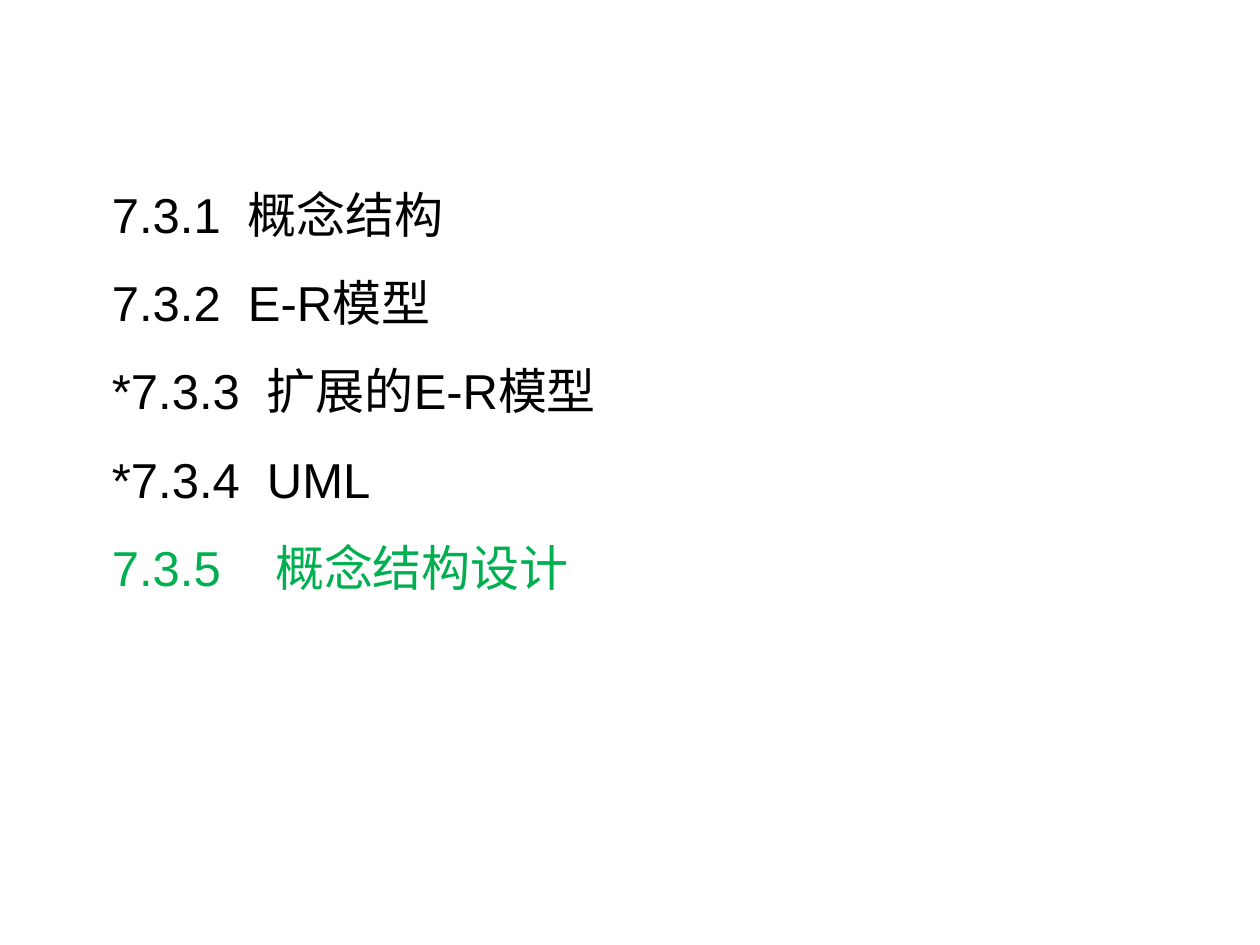
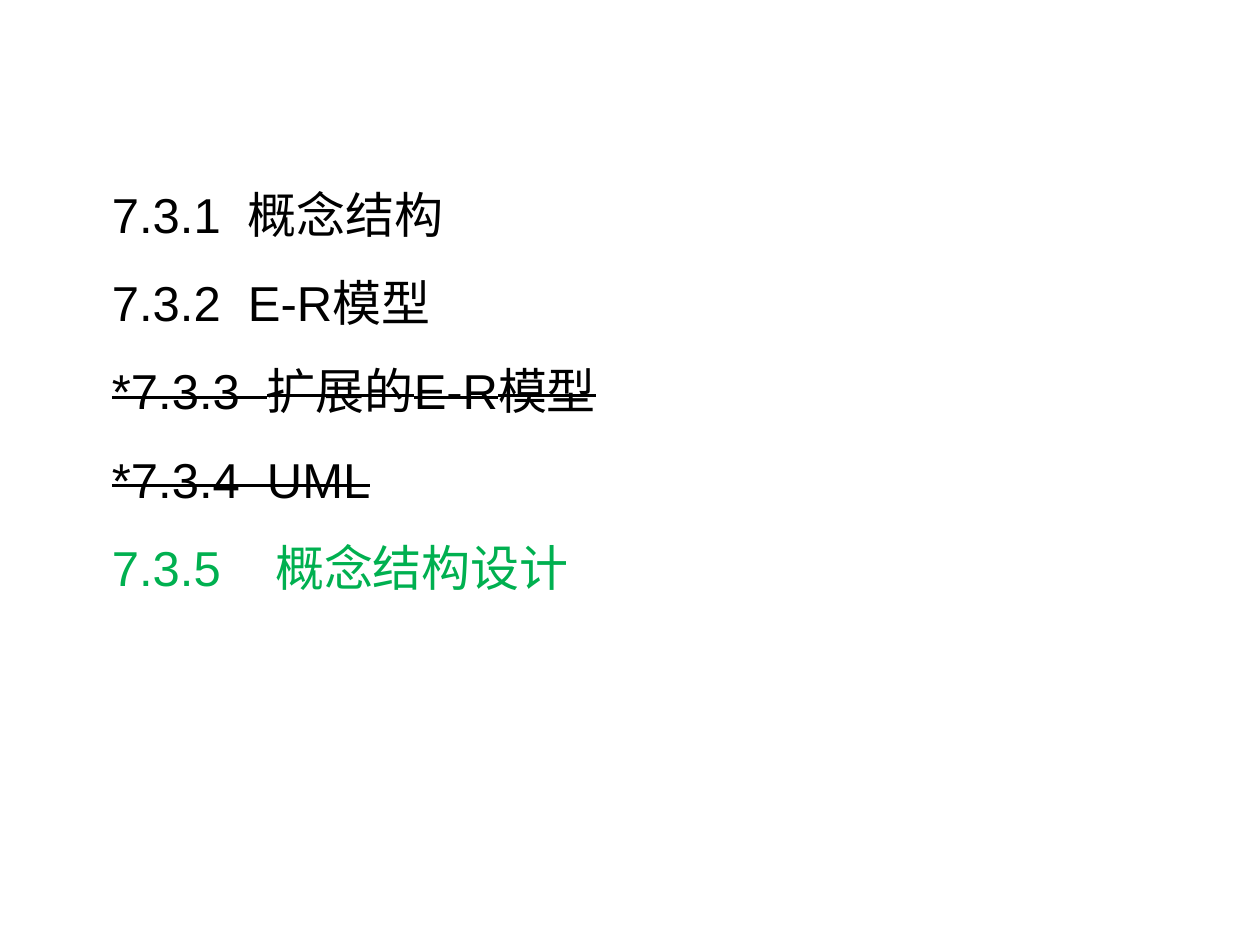
Before and after one commit to HBU/DataBase, a slide deck: slide 43 of PPT/PPT2020/DB第07章（1）.pptx. Drawn at 1260x945 pixels with LibreOffice and Linux fonts; fonts in the diff are those of the drawing; background and template pictures are left out. Boxes give left, top, right and bottom in pixels: in the first picture for what was removed or moved away, otherwise in the second. Text is boxed around its words. In the diff, an @@ line names an element or a change of style, - is before the commit and + after.

```diff
--- a/PPT/PPT2020/DB第07章（1）.pptx
+++ b/PPT/PPT2020/DB第07章（1）.pptx
@@ text at (112,367,596,499): strikethrough on in "*7.3.3 扩展的E-R模型", "*7.3.4 UML" @@
```
Also in this commit, not shown: 15 other slides changed, 10 other files.
